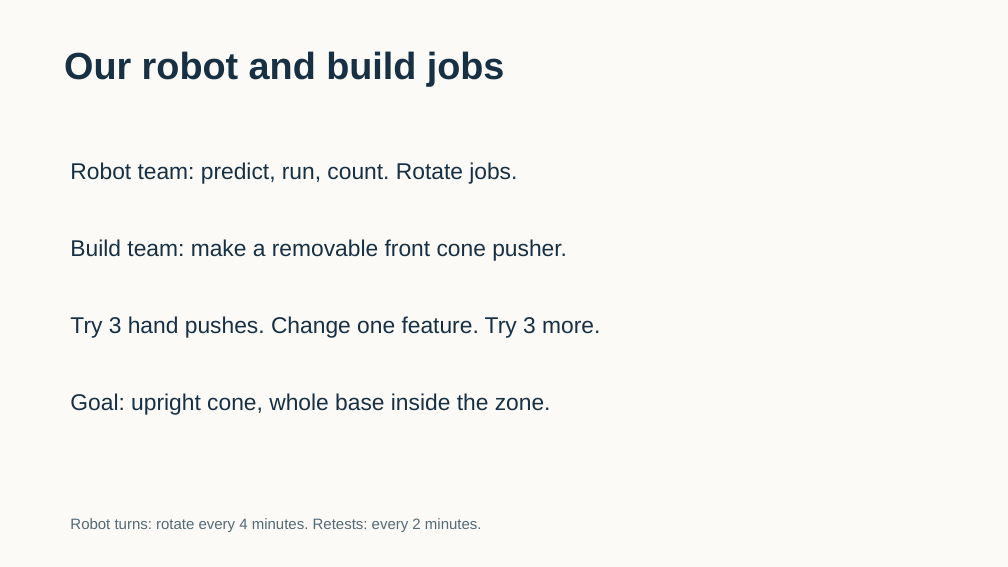
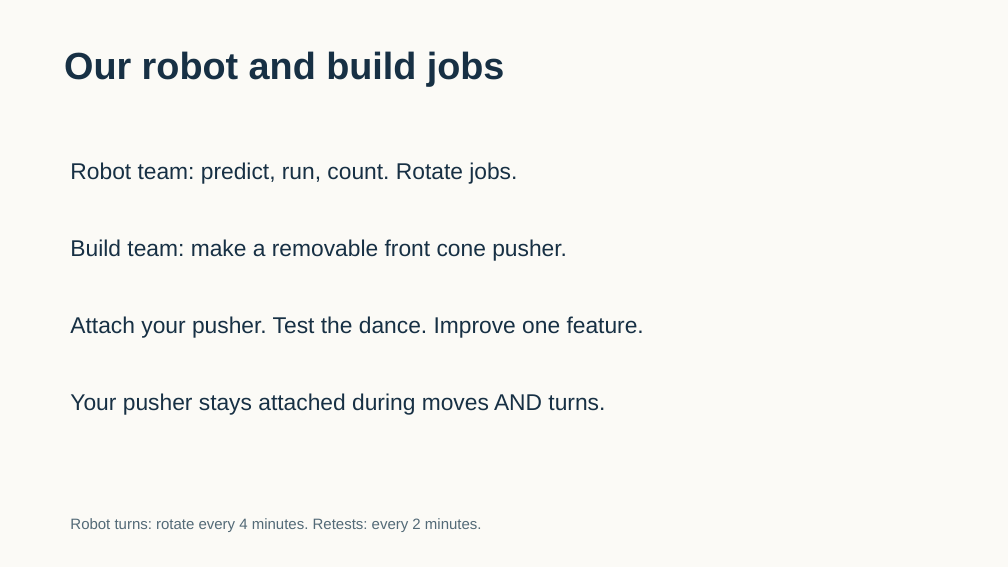
Before and after one commit to FRC999/YMCA-SPIKE-education, a slide deck: slide 4 of 03_Presentations/W03_dance.pptx. Drawn at 1008x567 pixels with LibreOffice and Linux fonts; fonts in the diff are those of the drawing. Boxes give left, top, right and bottom in pixels: in the first picture for what was removed or moved away, otherwise in the second. Text is boxed around its words. In the diff, an @@ line names an element or a change of style, - is before the commit and + after.

Commit message:
Test attached cone pushers during the Week 3 dance including turns

```diff
--- a/03_Presentations/W03_dance.pptx
+++ b/03_Presentations/W03_dance.pptx
@@ text at [70,316,644,338]: text changed @@
-Try 3 hand pushes. Change one feature. Try 3 more.
+Attach your pusher. Test the dance. Improve one feature.
@@ text at [70,393,605,415]: text changed @@
-Goal: upright cone, whole base inside the zone.
+Your pusher stays attached during moves AND turns.
```
Also in this commit, not shown: 5 other slides changed, 23 other files.
